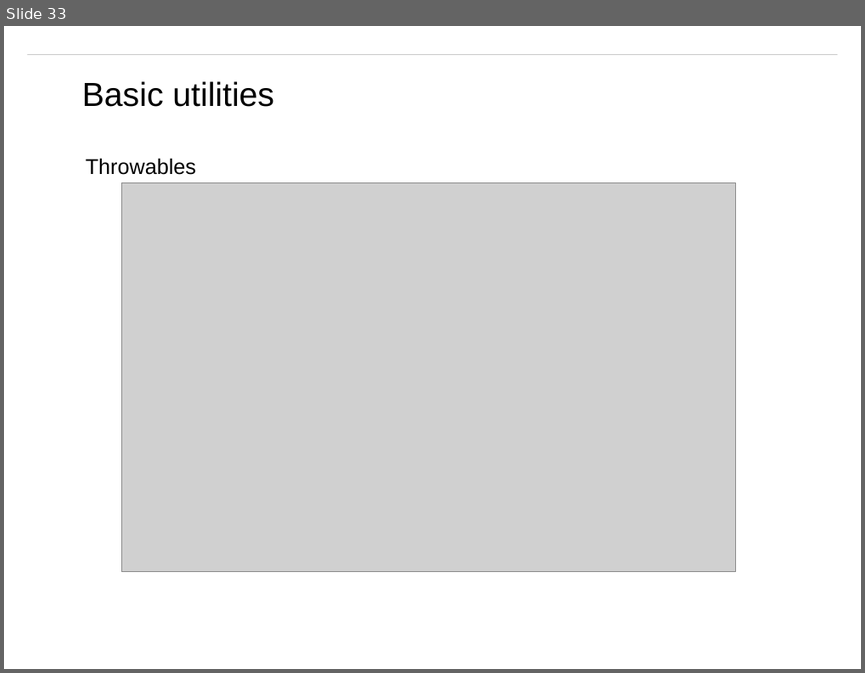
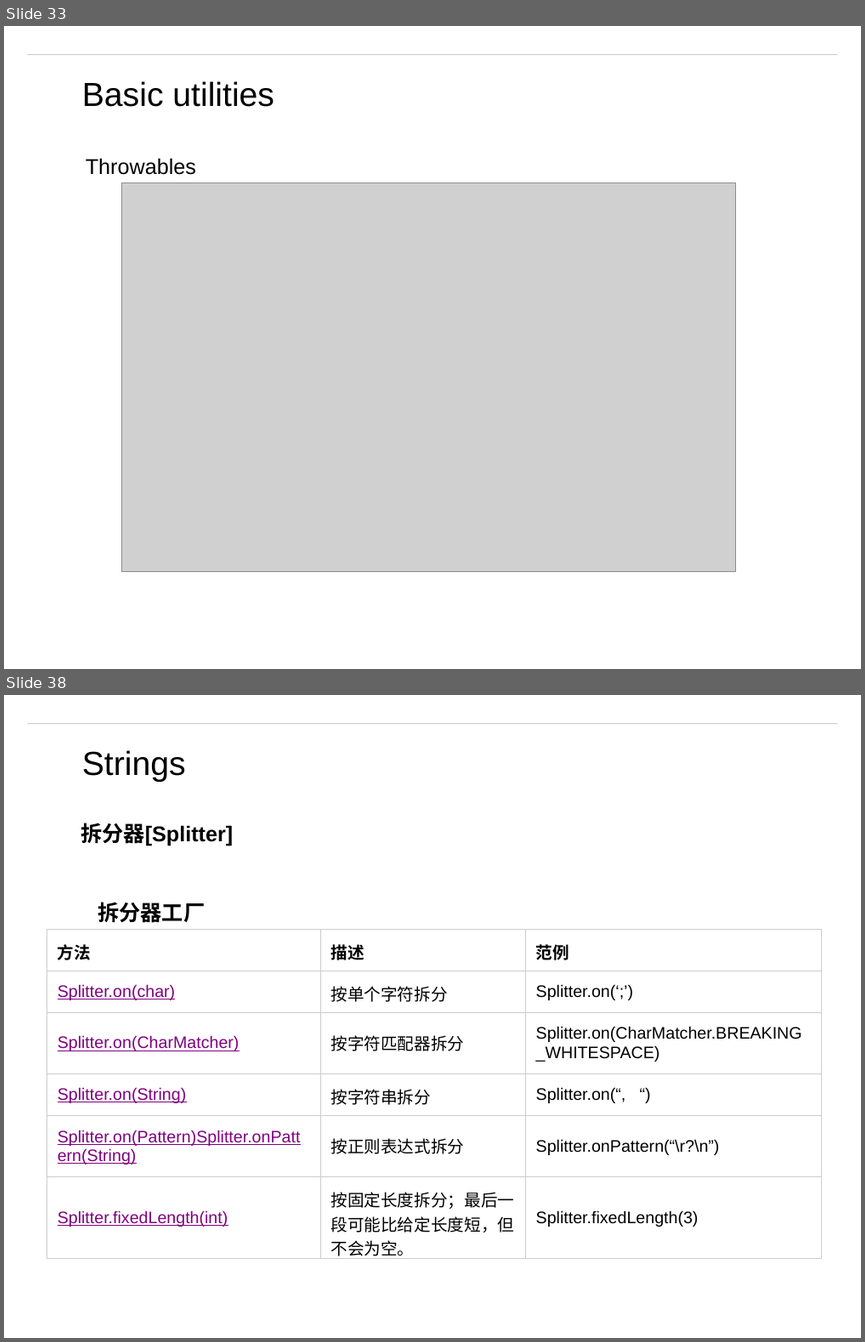
Before and after one commit to matt19870107/Guava, a slide deck: Guava.pptx. Shown one above the other, each under a label of ours: slide 33 before the commit, slides 33 and 38 after it; the slides between them are not shown. The pictures are 865x673 and 865x1342 pixels, drawn with LibreOffice and Linux fonts; fonts in the diff are those of the drawing; grey boxes stand for pictures; background and template pictures are left out. Boxes give left, top, right and bottom in pixels: in the first picture for what was removed or moved away, otherwise in the second. Text is boxed around its words. In the diff, an @@ line names an element or a change of style, - is before the commit and + after.

Commit message:
splitter

```diff
--- a/Guava.pptx
+++ b/Guava.pptx
@@ slide 38 added at <box>4,695,861,1338</box>, background #FFFFFF; not listed: 1 template element that a slide beside it also shows @@
@@ text added at <box>82,750,186,782</box>, 28 pt, text #000000 @@
+Strings
@@ text added at <box>80,823,233,846</box>, 18 pt, text #000000, bold @@
+拆分器[Splitter]
@@ text added at <box>98,902,205,923</box>, 18 pt, text #000000, bold @@
+拆分器工厂
@@ table added at <box>46,930,822,1262</box>, 6 rows, 3 columns @@
+方法 | 描述 | 范例
+Splitter.on(char) | 按单个字符拆分 | Splitter.on(‘;’)
+Splitter.on(CharMatcher) | 按字符匹配器拆分 | Splitter.on(CharMatcher.BREAKING_WHITESPACE)
+Splitter.on(String) | 按字符串拆分 | Splitter.on(“, “)
+Splitter.on(Pattern)Splitter.onPattern(String) | 按正则表达式拆分 | Splitter.onPattern(“\r?\n”)
+Splitter.fixedLength(int) | 按固定长度拆分；最后一段可能比给定长度短，但不会为空。 | Splitter.fixedLength(3)
```
Also in this commit, not shown: 1 slide changed, 7 other slides added, 7 other files.
